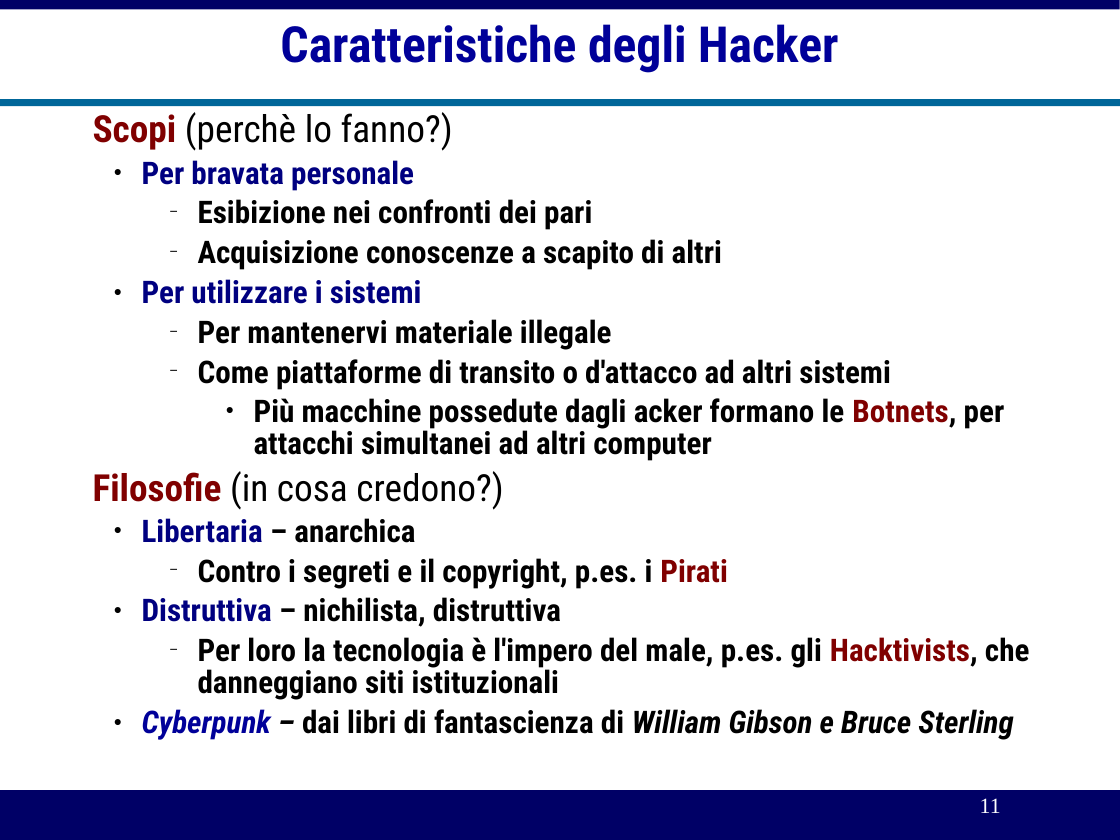
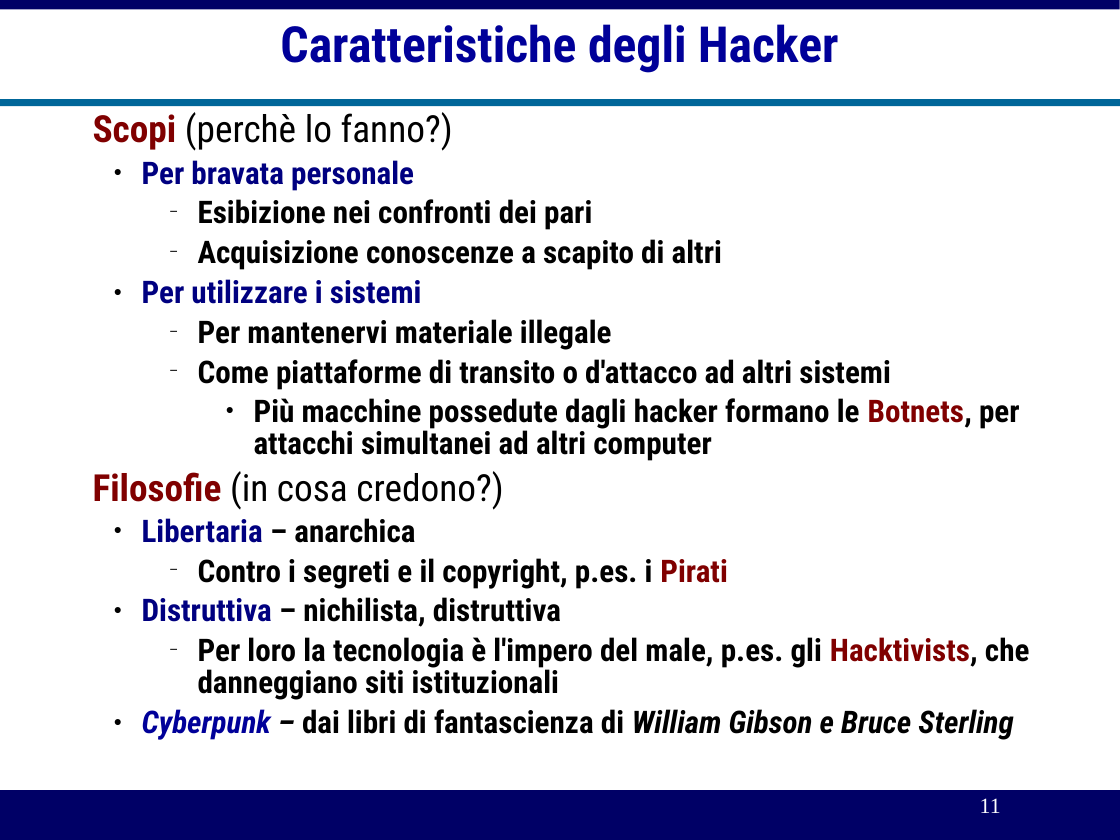
Before and after one commit to michelesimioli/cybersecurity_book, a slide deck: slide 11 of gitbook/slides/02crimine.odp. Drawn at 1120x840 pixels with LibreOffice and Linux fonts; fonts in the diff are those of the drawing. Boxes give left, top, right and bottom in pixels: in the first picture for what was removed or moved away, otherwise in the second. Text is boxed around its words. In the diff, an @@ line names an element or a change of style, - is before the commit and + after.

Commit message:
Aggiunte slides

```diff
--- a/gitbook/slides/02crimine.odp
+++ b/gitbook/slides/02crimine.odp
@@ text at (x1=254, y1=398, x2=1020, y2=461): text changed @@
-        ● Più macchine possedute dagli acker formano le Botnets, per attacchi simultanei ad altri computer
+        ● Più macchine possedute dagli hacker formano le Botnets, per attacchi simultanei ad altri computer
```
Also in this commit, not shown: 1 other file.
